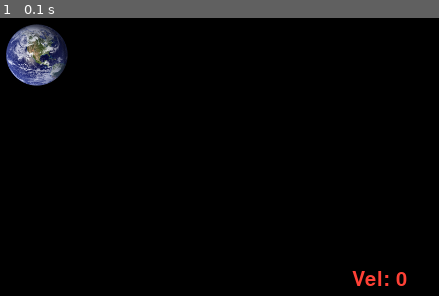
Above: before the commit, frame 1.
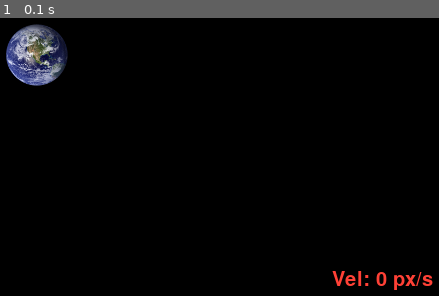
Above: after the commit, the same moment.

Repository: dnetix/pygame_testing
Game: pygame game, started from moving_horizontally.py
Same seed, same stepped clock (60 frames per second), same inputs: the game is played once before the commit and once after it.
Inputs:
- Up to frame 1 (0.1 s): no input

The runs differ from the first frame. In frame 1, 0.7% of the frame differs, in the area x 75-99%, y 91-98%.

Commit message:
Fix movement according to time elapsed

Diff:
--- a/moving_horizontally.py
+++ b/moving_horizontally.py
@@ -16,7 +16,7 @@
 speed = 0
 
 w = mylibpg.StaticAsset(screen, './assets/world_70.png', (50, 200))
-t = mylibpg.SimpleText(screen, 'Vel: 0', (WIDTH - 100, HEIGHT - 50), 20, mylibpg.COLOR_RED)
+t = mylibpg.SimpleText(screen, 'Vel: 0', (WIDTH - 120, HEIGHT - 50), 20, mylibpg.COLOR_RED)
 v = mylibpg.Vector(screen, (0, 0), 0, 90)
 
 while not ended:
@@ -37,14 +37,14 @@
 
     # Calculate the next position
     if speed != 0:
-        w.move(v.calculate(w.pos(), speed, 90))
+        w.move(v.calculate(w.pos(), speed * (elapsed / 1000), 90))
 
-    t.set_text('Vel: ' + str(speed)).visualize()
+    t.set_text('Vel: ' + str(speed) + ' px/s').visualize()
     w.visualize()
 
     pygame.display.update()
     timer += clock.get_time()
-    clock.tick(10)
+    clock.tick(24)
     # pygame.display.flip()
 
 
